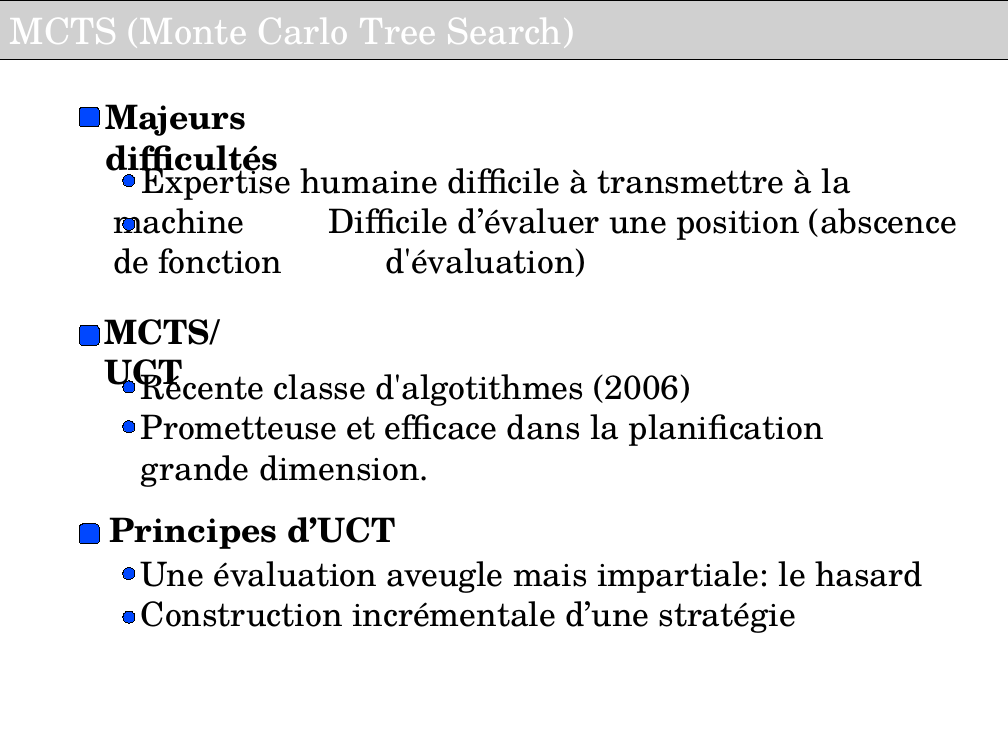
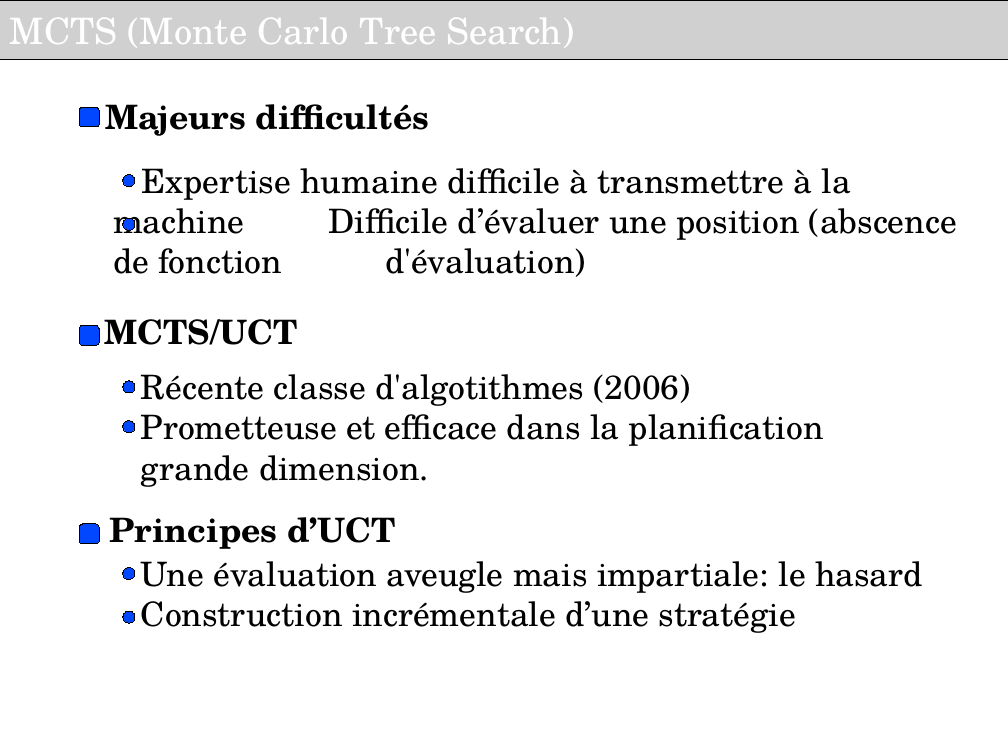
Before and after one commit to haspeleo/Android-Dev, a slide deck: slide 5 of MCTS/Soutenance_INRIA_V2.odp. Drawn at 1008x756 pixels with LibreOffice and Linux fonts; fonts in the diff are those of the drawing; grey boxes stand for pictures; background and template pictures are left out. Boxes give left, top, right and bottom in pixels: in the first picture for what was removed or moved away, otherwise in the second. Text is boxed around its words. In the diff, an @@ line names an element or a change of style, - is before the commit and + after.

```diff
--- a/MCTS/Soutenance_INRIA_V2.odp
+++ b/MCTS/Soutenance_INRIA_V2.odp
@@ text "Majeurs difficultés" rewrapped from bbox=[105, 104, 279, 182] to bbox=[105, 104, 430, 136] @@
@@ text "MCTS/UCT" rewrapped from bbox=[104, 319, 219, 396] to bbox=[104, 319, 298, 345] @@
```
Also in this commit, not shown: 3 other slides changed, 3 slides added, 1 slide removed.
